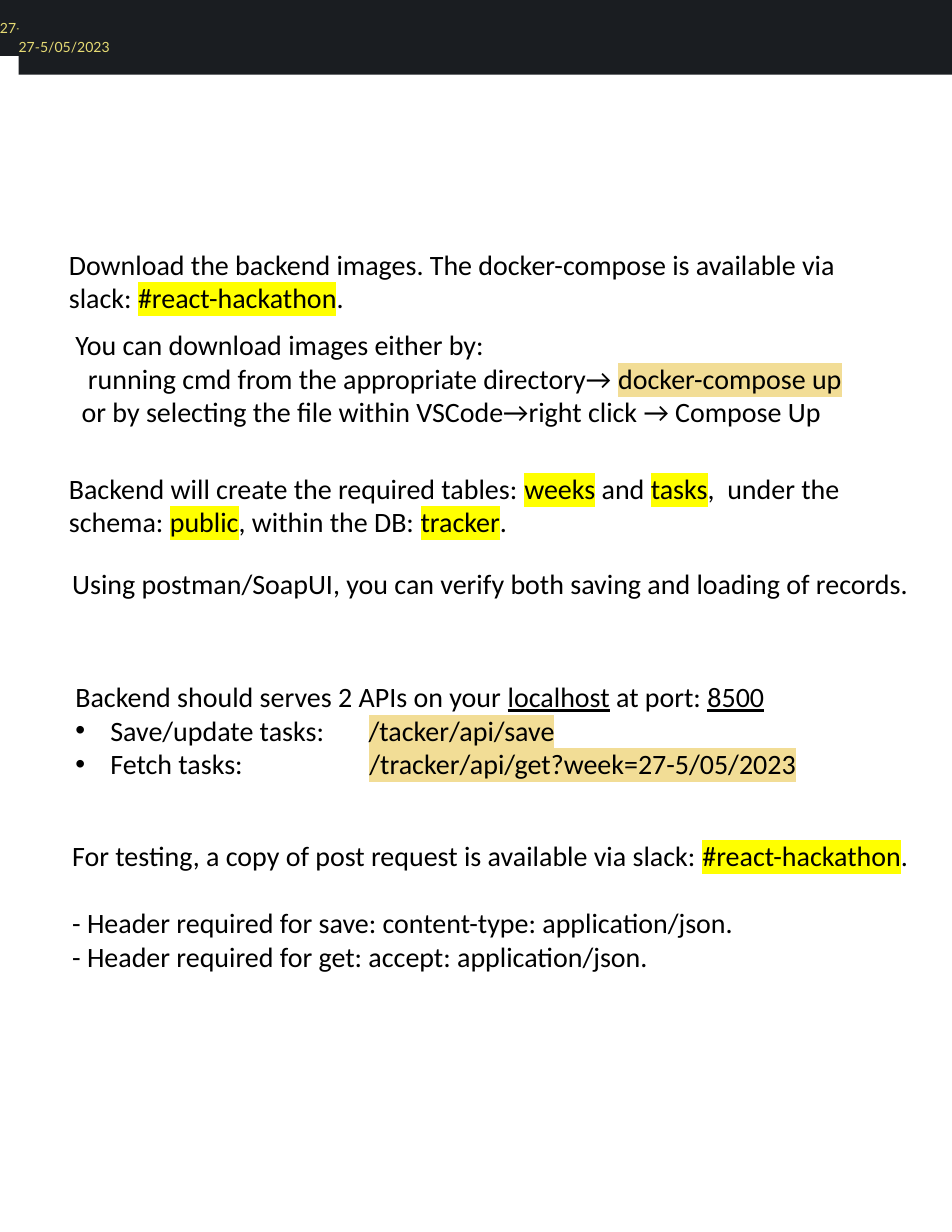
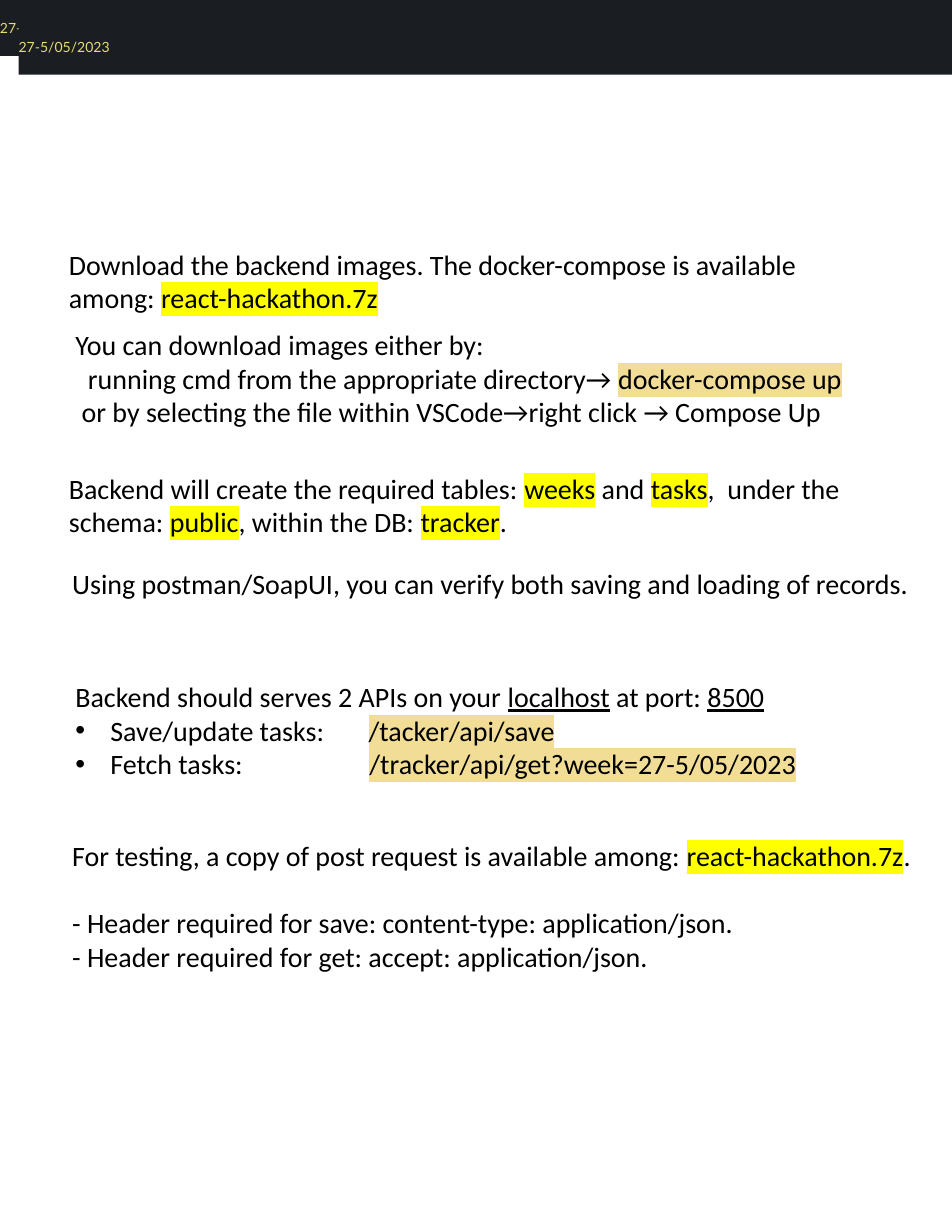
Before and after one commit to scorpion0511/mytracker, a slide deck: slide 8 of doc/React.pptx. Drawn at 952x1232 pixels with LibreOffice and Linux fonts; fonts in the diff are those of the drawing. Boxes give left, top, right and bottom in pixels: in the first picture for what was removed or moved away, otherwise in the second. Text is boxed around its words. In the diff, an @@ line names an element or a change of style, - is before the commit and + after.

```diff
--- a/doc/React.pptx
+++ b/doc/React.pptx
@@ text at bbox=[69, 255, 796, 313]: text changed @@
-Download the backend images. The docker-compose is available via slack: #react-hackathon.
+Download the backend images. The docker-compose is available among: react-hackathon.7z
@@ text at bbox=[72, 843, 911, 873]: text changed @@
-For testing, a copy of post request is available via slack: #react-hackathon.
+For testing, a copy of post request is available among: react-hackathon.7z.
```
Also in this commit, not shown: 5 other slides changed, 4 slides added, 4 slides removed.
